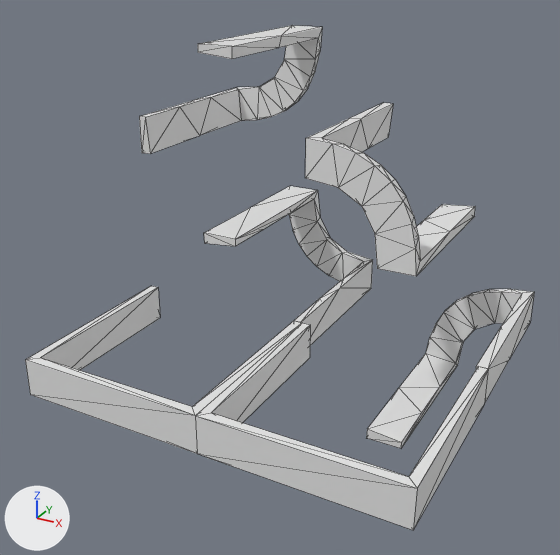
Before and after pictures for a commit that changed the OBJ model data/bmc/SET_4W2C/t_457.obj.
The view is the same before and after, from a 50 mm lens placed at (0.841, -1.65, 0.743), pointed at (-0.039, -0.05, -0.057). Lighting does not change. The marker at lower left points along +X, +Y and +Z. Mesh edges are drawn as thin lines. Where no turn or scale is listed for an object, it has been applied to the vertices.

Objects in the first picture: 't_457'.
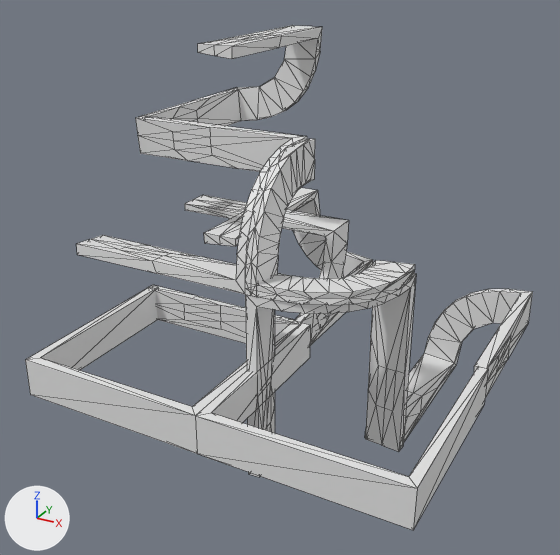
Boxes [x1, y1, x2, y2] around the edits, measured in the pictures (560 x 555 px):
't_457', reshaped: before [25, 25, 534, 530]; after [25, 25, 533, 530]
part 1 of me_t_457, added: after [76, 116, 416, 477]
part 2 of me_t_457, added: after [149, 195, 349, 346]
part 3 of me_t_457, added: after [365, 289, 533, 443]
part 4 of me_t_457, deleted: before [305, 103, 534, 448]
part 5 of me_t_457, built on: before [139, 25, 373, 345]; after [139, 25, 373, 344]

The change, as a list of edits to the scene's bpy script:
```text
Change me_t_457:
    used by ob_t_457; location = (0.0, 0.0, 0.0)
    remove me_t_457.from_pydata(...)  # 202 vertices, 392 faces; spans x -0.5..0.5, y -0.5..0.5, z -0.5..0.5
    add me_t_457.from_pydata(...)  # 592 vertices, 1136 faces; spans x -0.5..0.5, y -0.5..0.5, z -0.501..0.5
    me_t_457 part 1: a new loose piece of 276 vertices spanning x -0.5..0.301, y -0.287..0.014, z -0.5..0.301
    me_t_457 part 2: a new loose piece of 72 vertices spanning x -0.5..0.0, y -0.014..0.286, z -0.3..0.0
    me_t_457 part 3: a new loose piece of 72 vertices spanning x 0.196..0.496, y 0.0..0.5, z -0.501..-0.201
    me_t_457 part 4
    86 vertices are removed from x 0.004..0.5, y 0.0..0.5, z -0.5..0.299
    168 faces are deleted
    me_t_457 part 5
    40 faces are deleted
    30 vertices are added at x -0.5..-0.004, y 0.0..0.25, z -0.274..0.5
    12 new vertices lie (0.0, 0.125, 0.0) away from vertices in x -0.5..-0.004, y 0.0..0.125, z -0.274..0.5
    8 new vertices lie (0.0, 0.119, 0.0) away from vertices in x -0.477..-0.029, y 0.0..0.119, z -0.249..0.477
    6 new vertices lie (0.0, 0.118, 0.0) away from vertices in x -0.278..-0.027, y 0.119, z -0.273..-0.022
    152 new faces join them
```
